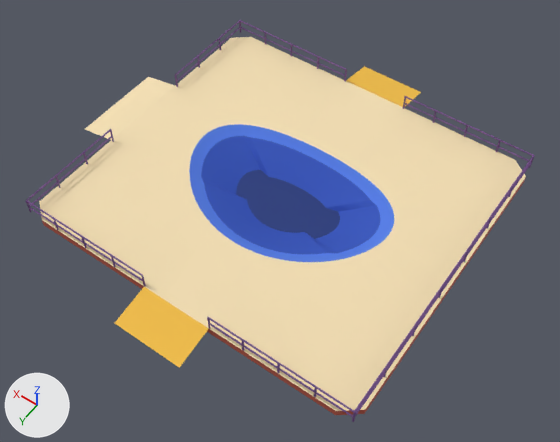
Renders of the glTF model assets/models/park/skate.glb from each side of a commit.
One viewpoint serves both versions: a 50 mm camera at (-15.3, 21.9, 31.9) aimed at (-0.3, 1.0, -1.0). Arrows for +X, +Y and +Z are at lower left; the lights stay in place. The older version comes first.

The first picture shows 'skate'.
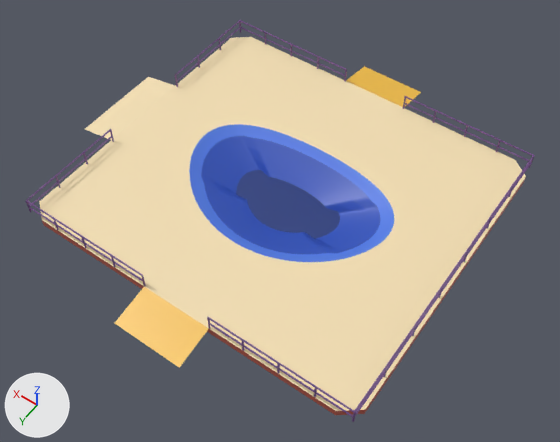
Boxes (x1, y1, x2, y2) around the edits, measured in the pictures (560 x 442 px):
'skate', recoloured: (115, 125, 496, 411) in both

The change, as a list of edits to the scene's bpy script:
```text
Change mat_blue_light:
    where n0 = _N.new('ShaderNodeBsdfPrincipled'); n0.name = 'Principled BSDF'
    add n0.inputs[0].default_value = (0.0844, 0.202, 0.768, 1.0)  # 'Base Color', blue #527ce3
    n0.inputs[2].default_value: 0.86 -> 0.54  # 'Roughness'
    remove n2 = _N.new('ShaderNodeMix'); n2.name = 'Mix'
    remove n2.data_type = 'RGBA'
    remove n2.blend_type = 'MULTIPLY'
    remove n2.inputs[0].default_value = 1.0  # 'Factor'
    remove n2.inputs[7].default_value = (0.0844, 0.202, 0.768, 1.0)  # 'B', blue #527ce3
    remove n3 = _N.new('ShaderNodeVertexColor'); n3.name = 'Color Attribute'
    remove _L.new(n2.outputs[2], n0.inputs[0])  # 'Result' to 'Base Color'
    remove _L.new(n3.outputs[0], n2.inputs[6])  # 'Color' to 'A'
Change mat_blue:
    where n0 = _N.new('ShaderNodeBsdfPrincipled'); n0.name = 'Principled BSDF'
    add n0.inputs[0].default_value = (0.0307, 0.0887, 0.497, 1.0)  # 'Base Color', blue #3154bb
    n0.inputs[2].default_value: 0.86 -> 0.42  # 'Roughness'
    remove n2 = _N.new('ShaderNodeMix'); n2.name = 'Mix'
    remove n2.data_type = 'RGBA'
    remove n2.blend_type = 'MULTIPLY'
    remove n2.inputs[0].default_value = 1.0  # 'Factor'
    remove n2.inputs[7].default_value = (0.0307, 0.0887, 0.497, 1.0)  # 'B', blue #3154bb
    remove n3 = _N.new('ShaderNodeVertexColor'); n3.name = 'Color Attribute'
    remove _L.new(n2.outputs[2], n0.inputs[0])  # 'Result' to 'Base Color'
    remove _L.new(n3.outputs[0], n2.inputs[6])  # 'Color' to 'A'
Change mat_deep_blue:
    where n0 = _N.new('ShaderNodeBsdfPrincipled'); n0.name = 'Principled BSDF'
    add n0.inputs[0].default_value = (0.0185, 0.0437, 0.205, 1.0)  # 'Base Color', blue #253b7d
    n0.inputs[2].default_value: 0.86 -> 0.54  # 'Roughness'
    remove n2 = _N.new('ShaderNodeMix'); n2.name = 'Mix'
    remove n2.data_type = 'RGBA'
    remove n2.blend_type = 'MULTIPLY'
    remove n2.inputs[0].default_value = 1.0  # 'Factor'
    remove n2.inputs[7].default_value = (0.0185, 0.0437, 0.205, 1.0)  # 'B', blue #253b7d
    remove n3 = _N.new('ShaderNodeVertexColor'); n3.name = 'Color Attribute'
    remove _L.new(n2.outputs[2], n0.inputs[0])  # 'Result' to 'Base Color'
    remove _L.new(n3.outputs[0], n2.inputs[6])  # 'Color' to 'A'
Change mat_gold:
    where n0 = _N.new('ShaderNodeBsdfPrincipled'); n0.name = 'Principled BSDF'
    add n0.inputs[0].default_value = (0.871, 0.503, 0.0578, 1.0)  # 'Base Color', orange #f0bc44
    n0.inputs[2].default_value: 0.86 -> 0.42  # 'Roughness'
    remove n2 = _N.new('ShaderNodeMix'); n2.name = 'Mix'
    remove n2.data_type = 'RGBA'
    remove n2.blend_type = 'MULTIPLY'
    remove n2.inputs[0].default_value = 1.0  # 'Factor'
    remove n2.inputs[7].default_value = (0.871, 0.503, 0.0578, 1.0)  # 'B', orange #f0bc44
    remove n3 = _N.new('ShaderNodeVertexColor'); n3.name = 'Color Attribute'
    remove _L.new(n2.outputs[2], n0.inputs[0])  # 'Result' to 'Base Color'
    remove _L.new(n3.outputs[0], n2.inputs[6])  # 'Color' to 'A'
Change mat_purple:
    where n0 = _N.new('ShaderNodeBsdfPrincipled'); n0.name = 'Principled BSDF'
    add n0.inputs[0].default_value = (0.162, 0.0704, 0.242, 1.0)  # 'Base Color', purple #704b87
    n0.inputs[2].default_value: 0.86 -> 0.42  # 'Roughness'
    remove n2 = _N.new('ShaderNodeMix'); n2.name = 'Mix'
    remove n2.data_type = 'RGBA'
    remove n2.blend_type = 'MULTIPLY'
    remove n2.inputs[0].default_value = 1.0  # 'Factor'
    remove n2.inputs[7].default_value = (0.162, 0.0704, 0.242, 1.0)  # 'B', purple #704b87
    remove n3 = _N.new('ShaderNodeVertexColor'); n3.name = 'Color Attribute'
    remove _L.new(n2.outputs[2], n0.inputs[0])  # 'Result' to 'Base Color'
    remove _L.new(n3.outputs[0], n2.inputs[6])  # 'Color' to 'A'
```
